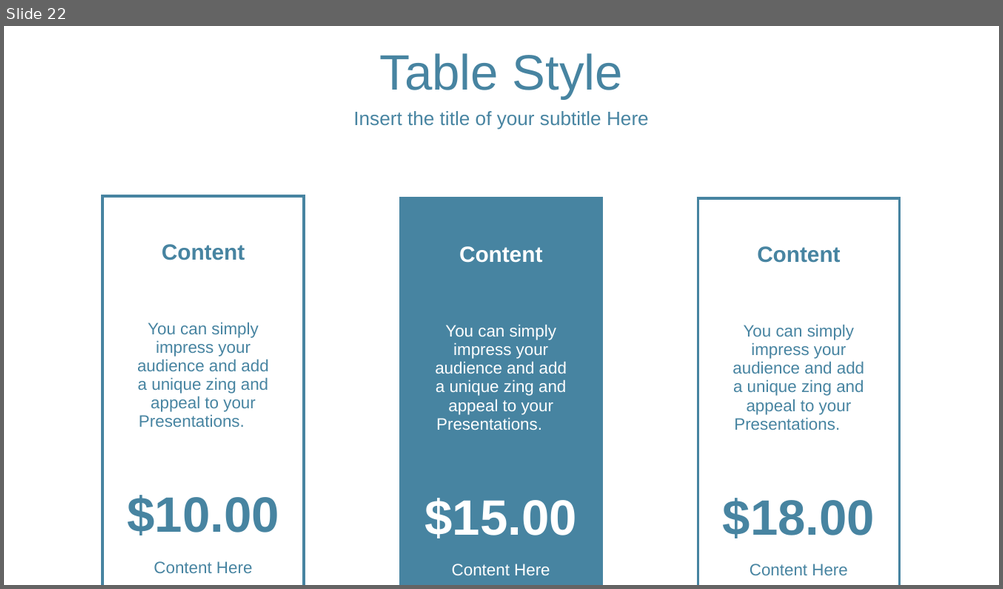
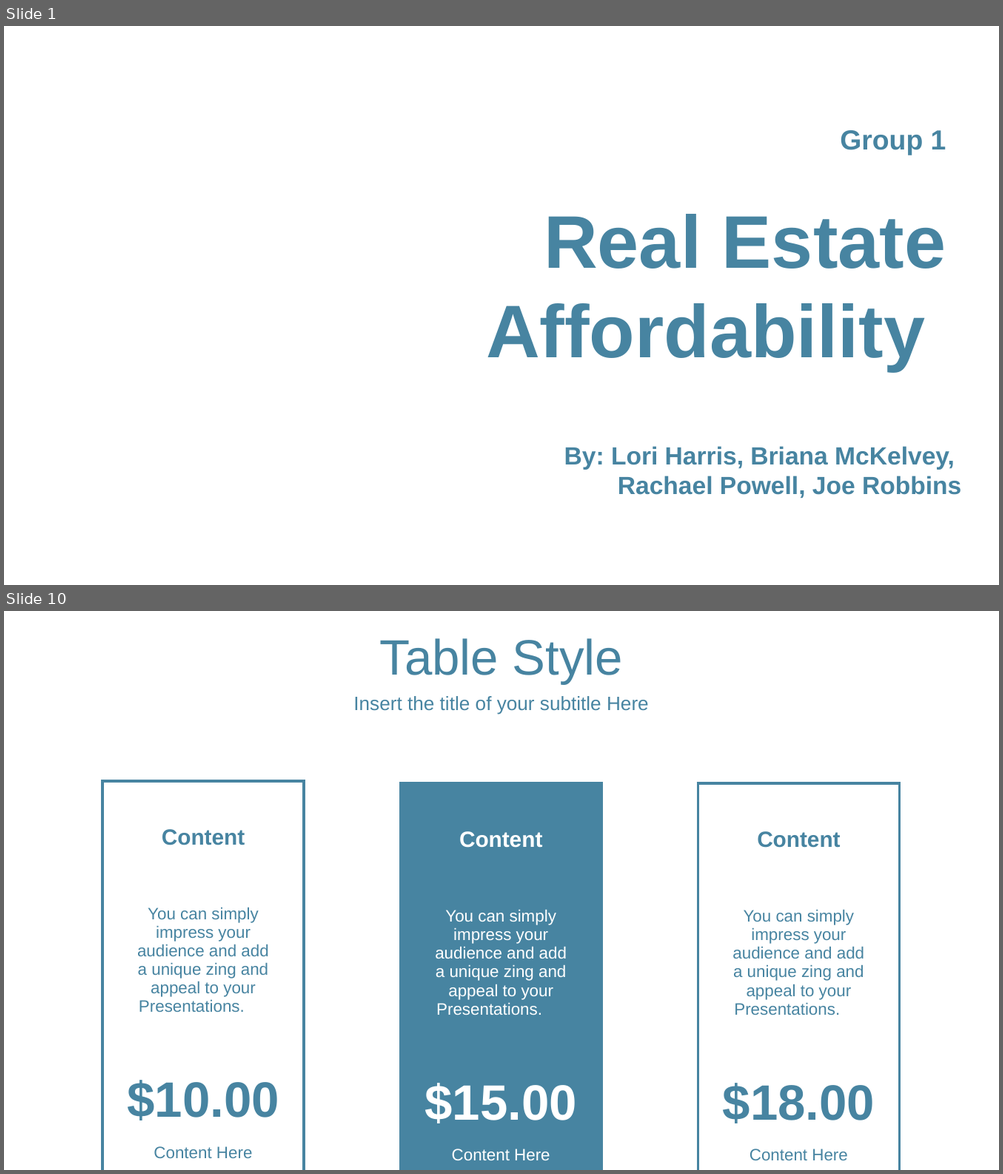
Before and after one commit to LoriHarris/Real_Estate_Affordability, a slide deck: RealEstate Project.pptx. Shown one above the other, each under a label of ours: slide 22 before the commit, slides 1 and 10 after it; the slides between them are not shown. The pictures are 1003x589 and 1003x1174 pixels, drawn with LibreOffice and Linux fonts; fonts in the diff are those of the drawing; background and template pictures are left out. Boxes give left, top, right and bottom in pixels: in the first picture for what was removed or moved away, otherwise in the second. Text is boxed around its words. In the diff, an @@ line names an element or a change of style, - is before the commit and + after.

```diff
--- a/RealEstate Project.pptx
+++ b/RealEstate Project.pptx
@@ slide 1 added at (x1=4, y1=26, x2=999, y2=585), background picture (left out) @@
@@ text added at (x1=839, y1=130, x2=946, y2=156), 20 pt, text #4784A1, bold @@
+Group 1
@@ text added at (x1=486, y1=214, x2=945, y2=372), 54 pt, text #4784A1, bold @@
+Real Estate Affordability
@@ text added at (x1=564, y1=446, x2=961, y2=498), 18 pt, text #4784A1, bold @@
+By: Lori Harris, Briana McKelvey,
+Rachael Powell, Joe Robbins
@@ what was slide 22 is now slide 10 @@
```
Also in this commit, not shown: 1 slide changed, 12 other slides added, 8 slides removed.
